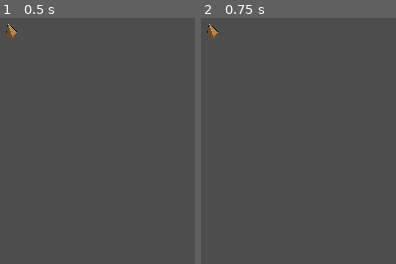
Above: before the commit, frames 1-2 (left to right).
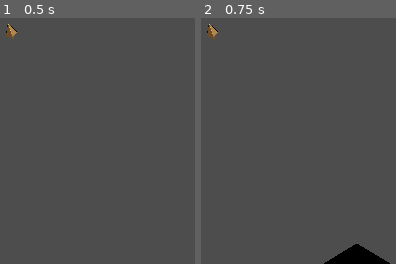
Above: after the commit, the same moments.

Repository: Nikaiaa/Ascenseur
Game: Godot game, scene res://Scenes/Environment.tscn
Same seed, same stepped clock (60 frames per second), same inputs: the game is played once before the commit and once after it.
Inputs (mouse positions are in pixels of both pictures, inside the frame that each line leads up to):
- Up to frame 1 (0.5 s): no input
- Up to frame 2 (0.75 s): tap Enter at 0.5 s; move the mouse to (253, 37) at 0.52 s; hold Up (ui_up) from 0.53 s (still down)

Frame 1 is identical in both runs. In frame 2, 1.5% of the frame differs, in the area x 63-97%, y 91-100%.

Commit message:
ascenseur done

Diff:
--- /dev/null
+++ b/Scenes/Ascenseur.gd
@@ -0,0 +1,38 @@
+extends Area3D
+
+var temps_total
+@export var temps_trajet : Timer
+@export var temps_etage : Timer
+@export var timer_bouton : Timer
+var etage_actuel
+var temps_depuis_le_dernier_etage
+# Called when the node enters the scene tree for the first time.
+func _ready():
+	temps_trajet.start()
+	temps_etage.start()
+	etage_actuel = 1
+	pass
+
+# Called every frame. 'delta' is the elapsed time since the previous frame.
+func _process(delta):
+	pass
+
+
+func _timeOut_etage():
+	etage_actuel= etage_actuel+1
+
+func _on_environment_button_pressed():
+	var nouvel_etage = 4 #étage où on veut aller
+#	var temps_parcouru = 150 - temps_trajet.time_left
+#	print(temps_parcouru)
+	var etage_restant
+	etage_restant = nouvel_etage-etage_actuel #nombre étage à parcourir
+	var temps_restant = etage_restant * 30 #nombre boucle de 30s à parcourir
+	#lorsque qu'un nouveau bouton est appuyé
+	temps_depuis_le_dernier_etage = 30 - temps_etage.time_left #temps qu'on a parcouru depuis dernier checkpoint d'étage
+	var temps_a_parcourir = temps_restant - temps_depuis_le_dernier_etage
+	timer_bouton.start(temps_a_parcourir)
+
+
+func timeOut_Timer_Boutton():
+	print("ptn les portes sont ouvertes")
--- a/Scenes/Environment.gd
+++ b/Scenes/Environment.gd
@@ -5,6 +5,7 @@
 var texture
 var cursor_hand = preload("res://UI/Cursor.png")
 var cursor_default = preload("res://UI/Cursor_Default.png")
+signal button_pressed
 # Called when the node enters the scene tree for the first time.
 func _ready():
 	character = $Character
@@ -16,8 +17,8 @@
 		var collider = raycast.get_collider()
 		texture.texture = cursor_hand
 		if collider.is_in_group("Test"):
-			print("coucou")
+			button_pressed.emit()
 		else:
-			print("au revoir")
+			pass
 	else:
 		texture.texture = cursor_default
--- a/Scenes/Environment.tscn
+++ b/Scenes/Environment.tscn
@@ -1,6 +1,7 @@
-[gd_scene load_steps=7 format=3 uid="uid://bmsbbm1uljneq"]
+[gd_scene load_steps=8 format=3 uid="uid://bmsbbm1uljneq"]
 
 [ext_resource type="Script" path="res://Scenes/Environment.gd" id="1_8ux07"]
+[ext_resource type="Script" path="res://Scenes/Ascenseur.gd" id="2_cajmo"]
 [ext_resource type="PackedScene" uid="uid://d1ocoyywa2cx2" path="res://Scenes/Character.tscn" id="2_hplal"]
 
 [sub_resource type="BoxShape3D" id="BoxShape3D_asyx6"]
@@ -9,13 +10,21 @@
 [sub_resource type="PlaneMesh" id="PlaneMesh_ckfwa"]
 
 [sub_resource type="BoxShape3D" id="BoxShape3D_pukn5"]
+size = Vector3(3, 1, 1)
 
 [sub_resource type="BoxMesh" id="BoxMesh_40jkg"]
 
 [node name="Environment" type="Node3D"]
 script = ExtResource("1_8ux07")
 
-[node name="Sol" type="Area3D" parent="."]
+[node name="Sol" type="Area3D" parent="." node_paths=PackedStringArray("temps_trajet", "temps_etage", "timer_bouton")]
+script = ExtResource("2_cajmo")
+temps_trajet = NodePath("Temps_Trajet")
+temps_etage = NodePath("Temps_Etage")
+timer_bouton = NodePath("Timer_Bouton")
+
+[node name="Temps_Trajet" type="Timer" parent="Sol"]
+wait_time = 150.0
 
 [node name="CollisionShape3D" type="CollisionShape3D" parent="Sol"]
 transform = Transform3D(3, 0, 0, 0, 3, 0, 0, 0, 3, 0, -1, 0)
@@ -25,13 +34,24 @@
 transform = Transform3D(1, 0, 0, 0, 1, 0, 0, 0, 1, 0, -8.9407e-08, 0)
 mesh = SubResource("PlaneMesh_ckfwa")
 
+[node name="Temps_Etage" type="Timer" parent="Sol"]
+wait_time = 30.0
+
+[node name="Timer_Bouton" type="Timer" parent="Sol"]
+
 [node name="Character" parent="." instance=ExtResource("2_hplal")]
+transform = Transform3D(1, 0, 0, 0, 1, 0, 0, 0, 1, -1, 0, 0)
 
 [node name="PlaceHolder" type="Area3D" parent="." groups=["Test"]]
-transform = Transform3D(1, 0, 0, 0, 1, 0, 0, 0, 1, 2, 0, 0)
+transform = Transform3D(1, 0, 0, 0, 1, 0, 0, 0, 1, 2, 1, 0)
 
 [node name="CollisionShape3D" type="CollisionShape3D" parent="PlaceHolder"]
 shape = SubResource("BoxShape3D_pukn5")
 
 [node name="MeshInstance3D" type="MeshInstance3D" parent="PlaceHolder/CollisionShape3D"]
 mesh = SubResource("BoxMesh_40jkg")
+
+[connection signal="button_pressed" from="." to="Sol" method="_on_environment_button_pressed"]
+[connection signal="timeout" from="Sol/Temps_Etage" to="Sol" method="_timeOut_etage"]
+[connection signal="timeout" from="Sol/Timer_Bouton" to="Sol" method="timeOut_Timer_Boutton"]
+[connection signal="area_entered" from="PlaceHolder" to="Sol" method="_on_place_holder_area_entered"]
